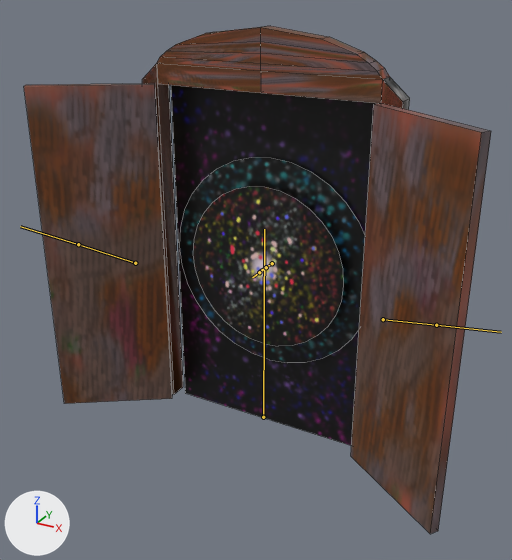
A saved change to the FBX model Assets/Model/Unit/Item/Door.fbx.
Before and after are seen from a 50 mm camera at (1.67, -3.13, 2.45) aimed at (0.06, -0.2, 0.98). Every picture has the same lights, and +X, +Y and +Z are marked at lower left. The bones that bend it are drawn over the model as lines. Mesh edges are drawn as thin lines.

Names of what the first picture shows: '立方体'.
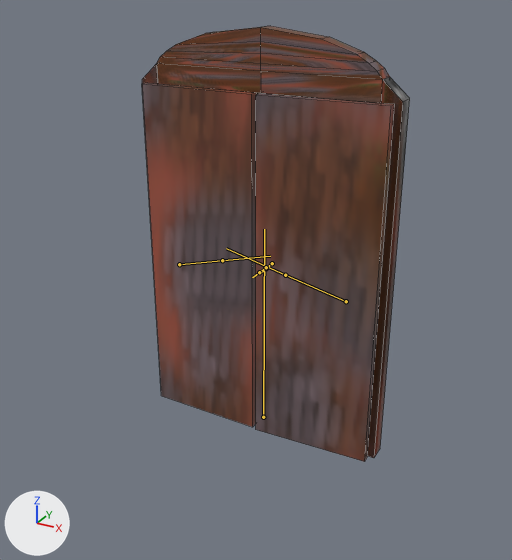
The newer file adds an action. The first version stands in its rest pose; the second is drawn at frame 1 of the action 'アーマチュア|Action2'.

Changed parts and their boxes (x1, y1, x2, y2) in the pictures (512 x 560 px):
'立方体', posed (43% narrower, 14% shorter)
    before: (24, 26, 491, 534)
    after: (142, 26, 410, 462)
bone 'door.L', root to tip
    before: (383, 319) to (436, 325)
    after: (346, 301) to (285, 275)
bone 'door.R', root to tip
    before: (135, 263) to (78, 244)
    after: (179, 264) to (222, 260)
bone 'circle02', root to tip
    before: (272, 263) to (266, 267)
    after: (272, 263) to (266, 268)

What changed in the scene script:
```text
Change bone_door_l:
    where bone_door_l = bpy.data.objects['アーマチュア'].pose.bones['door.L']  # child of 'Root'
    bone_door_l.location: (0.0, 0.0, 0.0) -> (-0.3, -0.92, -0.05)
    bone_door_l.rotation_quaternion: (1.0, 0.0, 0.0, 0.0) -> (0.31, 0.857, -0.294, 0.288)  # degrees (0, 0, 0) -> degrees (151, -42, -26)
Change bone_door_r:
    where bone_door_r = bpy.data.objects['アーマチュア'].pose.bones['door.R']  # child of 'Root'
    bone_door_r.location: (0.0, 0.0, 0.0) -> (0.31, -0.94, -0.05)
    bone_door_r.rotation_quaternion: (1.0, 0.0, 0.0, 0.0) -> (0.299, 0.86, 0.295, -0.289)  # degrees (0, 0, 0) -> degrees (152, 42, 27)
Change bone_circle02:
    where bone_circle02 = bpy.data.objects['アーマチュア'].pose.bones['circle02']
    bone_circle02.rotation_quaternion: (1.0, 0.0, 0.0, 0.0) -> (0.0, 0.0, 0.999, 0.046)  # degrees (0, 0, 0) -> degrees (-5, 180, 0)
```
